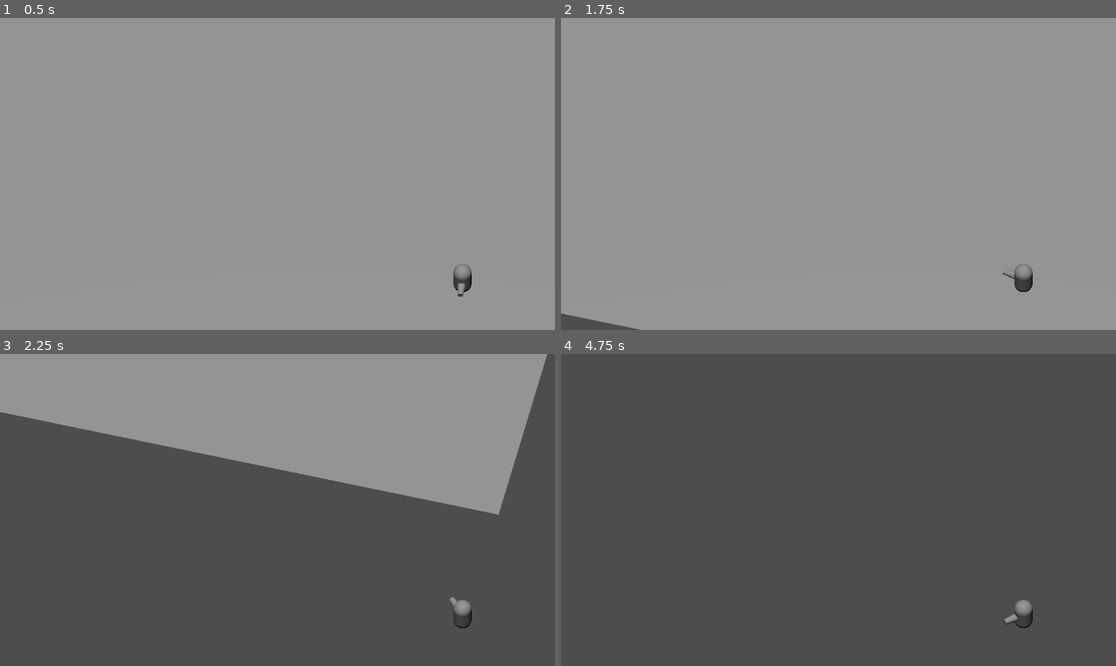
Above: before the commit, frames 1-4 (two rows, left to right).
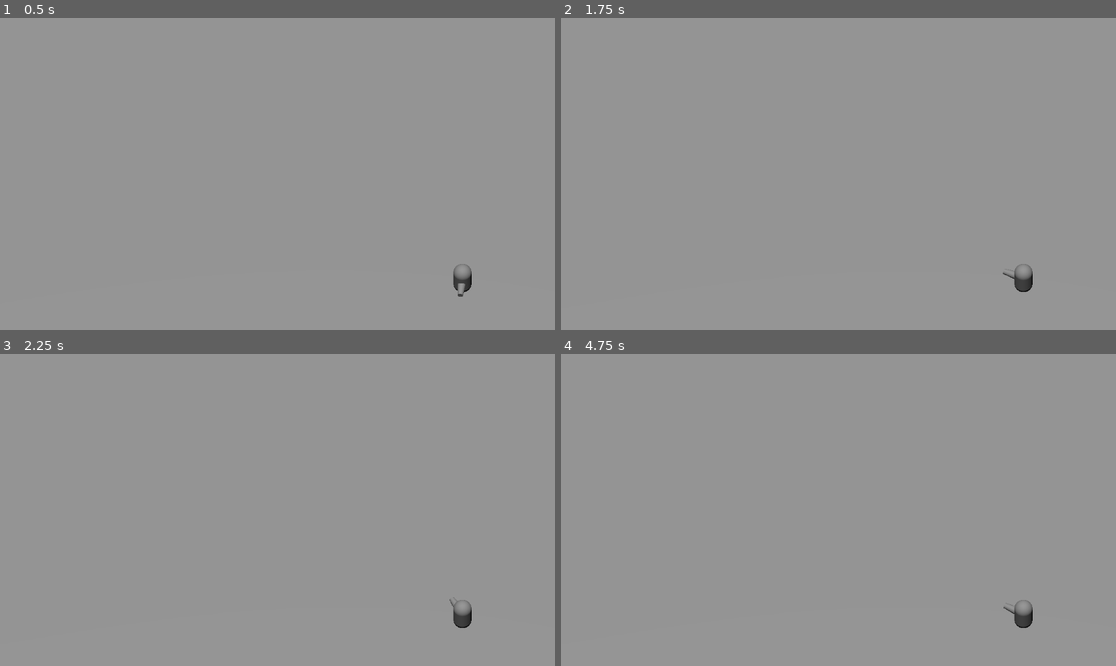
Above: after the commit, the same moments.

Repository: Iussaeus/JameGamePS2024.2
Game: Godot game, scene res://Scenes/TestWorld.tscn
Same seed, same stepped clock (60 frames per second), same inputs: the game is played once before the commit and once after it.
Inputs (mouse positions are in pixels of both pictures, inside the frame that each line leads up to):
- Up to frame 1 (0.5 s): no input
- Up to frame 2 (1.75 s): tap Enter at 0.5 s; move the mouse to (960, 158) at 0.52 s; hold D (right) 0.53-1.28 s; hold E (interact) 0.53-1.28 s; tap Space (space) at 0.8, 1.25, 1.35 s; move the mouse to (727, 189) at 1.27 s; hold S (backward) from 1.28 s (still down); tap E (interact) at 1.55 s
- Up to frame 3 (2.25 s): move the mouse to (333, 441) at 2.02 s; release S (backward) at 2.03 s; hold D (right) from 2.03 s (still down); hold E (interact) from 2.03 s (still down)
- Up to frame 4 (4.75 s): tap Space (space) at 2.3, 3.6 s; move the mouse to (810, 572) at 2.77 s; release D (right) at 2.78 s; release E (interact) at 2.78 s; hold W (forward) 2.78-3.53 s; click (810, 572) at 2.85 s; tap E (interact) at 3.05, 4.35 s; tap Enter at 3.5 s; move the mouse to (1005, 556) at 3.52 s; hold A (left) from 3.53 s (still down); move the mouse to (672, 463) at 4.27 s

Frame 1 is identical in both runs. In frame 2, 0.4% of the frame differs, in the area x 0-82%, y 81-100%; in frame 3, 66%; in frame 4, 100%, in the area x 0-100%, y 0-100%.

Commit message:
we're fully static boi

Diff:
--- a/Scenes/Box.tscn
+++ b/Scenes/Box.tscn
@@ -1,8 +1,7 @@
-[gd_scene load_steps=7 format=3 uid="uid://bwdwhvg2b2wn5"]
+[gd_scene load_steps=6 format=3 uid="uid://bwdwhvg2b2wn5"]
 
 [ext_resource type="PackedScene" uid="uid://bybc1w3bwha5j" path="res://Scenes/Interaction/Interactable.tscn" id="1_5p1gd"]
 [ext_resource type="Script" path="res://Scripts/Box.gd" id="1_tx7t2"]
-[ext_resource type="Script" path="res://Scripts/Interaction/Interactable.gd" id="3_1xyxf"]
 
 [sub_resource type="BoxShape3D" id="BoxShape3D_utikt"]
 size = Vector3(2, 2, 2)
@@ -24,7 +23,6 @@
 mesh = SubResource("BoxMesh_a7htf")
 
 [node name="Interactable" parent="." instance=ExtResource("1_5p1gd")]
-script = ExtResource("3_1xyxf")
 
 [node name="CollisionShape3D" parent="Interactable" index="0"]
 shape = SubResource("BoxShape3D_rekmj")
--- a/Scenes/PlayerBody.tscn
+++ b/Scenes/PlayerBody.tscn
@@ -1,11 +1,9 @@
-[gd_scene load_steps=9 format=3 uid="uid://fqvflhc3nymf"]
+[gd_scene load_steps=7 format=3 uid="uid://fqvflhc3nymf"]
 
 [ext_resource type="Script" path="res://Scripts/PlayerBody.gd" id="1_3u0e5"]
 [ext_resource type="PackedScene" uid="uid://cdjsdledcwpj3" path="res://Scenes/Gun.tscn" id="2_sd1pr"]
-[ext_resource type="Script" path="res://Scripts/Gun.gd" id="3_3bote"]
 [ext_resource type="PackedScene" uid="uid://ch52pwl7x4b0p" path="res://Scenes/Interaction/PlayerInteractor.tscn" id="3_dxpcy"]
 [ext_resource type="PackedScene" uid="uid://wtytkh7f6fgl" path="res://Scenes/Projectile.tscn" id="4_mktup"]
-[ext_resource type="Script" path="res://Scripts/Interaction/PlayerInteractor.gd" id="6_jiast"]
 
 [sub_resource type="CapsuleShape3D" id="CapsuleShape3D_xw70a"]
 
@@ -14,6 +12,8 @@
 [node name="PlayerBody" type="CharacterBody3D"]
 disable_mode = 2
 script = ExtResource("1_3u0e5")
+dash_cooldown = null
+dash_velocity = null
 speed = 50.0
 
 [node name="CollisionShape3D" type="CollisionShape3D" parent="."]
@@ -28,13 +28,11 @@
 [node name="Gun" parent="." instance=ExtResource("2_sd1pr")]
 transform = Transform3D(1, 0, 0, 0, -4.37114e-08, 1, 0, -1, -4.37114e-08, 0, 0, 1.38252)
 collision_layer = 2
-script = ExtResource("3_3bote")
 projectile = ExtResource("4_mktup")
 projectile_speed = 200.0
 shooting_interval = null
 
 [node name="PlayerInteractor" parent="." instance=ExtResource("3_dxpcy")]
 transform = Transform3D(2, 0, 0, 0, 2, 0, 0, 0, 2, 0, 0, 0)
-script = ExtResource("6_jiast")
 
 [connection signal="area_exited" from="PlayerInteractor" to="PlayerInteractor" method="_on_area_exited"]
--- a/Scenes/TestWorld.tscn
+++ b/Scenes/TestWorld.tscn
@@ -46,6 +46,8 @@
 unique_name_in_owner = true
 transform = Transform3D(-0.990234, 0, -0.139415, 0, 1, 0, 0.139415, 0, -0.990234, 2.27055, 5.85393, 19.7699)
 floor_stop_on_slope = false
+dash_cooldown = 0.25
+speed = 25.0
 
 [node name="DirectionalLight3D" type="DirectionalLight3D" parent="SubViewportContainer/SubViewport"]
 transform = Transform3D(1, 0, 0, 0, 0.160674, 0.987008, 0, -0.987008, 0.160674, 0, 66.5205, -3.52873)
--- a/Scripts/Assert.gd
+++ /dev/null
@@ -1,6 +0,0 @@
-extends Node
-func assert(truthy: bool, message: String) -> void:
-	if cond:
-		return
-	print_debug("Assertion Failed:", msg)
-	get_tree().paused = true
--- a/Scripts/Box.gd
+++ b/Scripts/Box.gd
@@ -2,7 +2,7 @@
 
 @onready var ineractable: Interactable = $Interactable
 
-var is_open = false
+var is_open: bool = false
 
 
 # Called when the node enters the scene tree for the first time.
@@ -13,7 +13,7 @@
 
 
 # Called every frame. 'delta' is the elapsed time since the previous frame.
-func _process(delta: float) -> void:
+func _process(_delta: float) -> void:
 	pass
 
 
--- a/Scripts/Interaction/Interactor.gd
+++ b/Scripts/Interaction/Interactor.gd
@@ -17,15 +17,14 @@
 
 
 func get_closest_interactalbe() -> Interactable:
-	var list = get_overlapping_areas()
-	assert(not list.is_empty(), "List is empty")
-	var closest_distance      = INF
+	var list := get_overlapping_areas()
+	var closest_distance := INF
 	var closest: Interactable = null
 
 	for area in list:
 		if area is Interactable:
-			var interactable = area as Interactable
-			var distance     = interactable.global_position.distance_to(global_position)
+			var interactable := area as Interactable
+			var distance := interactable.global_position.distance_to(global_position)
 
 			if distance < closest_distance:
 				closest = interactable
--- a/Scripts/Interaction/PlayerInteractor.gd
+++ b/Scripts/Interaction/PlayerInteractor.gd
@@ -6,7 +6,7 @@
 
 
 func _process(_delta: float) -> void:
-	var new_closest = get_closest_interactable()
+	var new_closest := get_closest_interactable()
 
 	if new_closest != cached_closest:
 		if is_instance_valid(cached_closest):
@@ -43,14 +43,14 @@
 
 
 func get_closest_interactable() -> Interactable:
-	var list                  = get_overlapping_areas()
-	var closest_distance      = INF
+	var list := get_overlapping_areas()
+	var closest_distance := INF
 	var closest: Interactable = null
 
 	for area in list:
 		if area is Interactable:
-			var interactable = area as Interactable
-			var distance     = interactable.global_position.distance_to(global_position)
+			var interactable := area as Interactable
+			var distance := interactable.global_position.distance_to(global_position)
 
 			if distance < closest_distance:
 				closest = interactable
--- a/Scripts/PlayerBody.gd
+++ b/Scripts/PlayerBody.gd
@@ -10,7 +10,7 @@
 
 var dash_timer: Timer
 var ray_len: float = 1000
-var can_dash: bool = false
+var can_dash: bool = true
 var gravity: float = ProjectSettings.get_setting("physics/3d/default_gravity")
 
 
@@ -27,13 +27,13 @@
 func _process(_delta: float) -> void:
 	gun.global_position = marker.global_position
 
-	var mouse_pos          = get_viewport().get_mouse_position()
-	var from               = camera.project_ray_origin(mouse_pos)
-	var to                 = from + camera.project_ray_normal(mouse_pos) * ray_len
-	var query              = PhysicsRayQueryParameters3D.create(from, to)
-	var direct_space_state = get_world_3d().direct_space_state
+	var mouse_pos := get_viewport().get_mouse_position()
+	var from := camera.project_ray_origin(mouse_pos)
+	var to := from + camera.project_ray_normal(mouse_pos) * ray_len
+	var query := PhysicsRayQueryParameters3D.create(from, to)
+	var direct_space_state := get_world_3d().direct_space_state
 
-	var intersection = direct_space_state.intersect_ray(query)
+	var intersection := direct_space_state.intersect_ray(query)
 
 	if Input.get_last_mouse_velocity() != Vector2.ZERO and not intersection.is_empty():
 		look_at(intersection.position)
@@ -42,13 +42,13 @@
 
 
 func _physics_process(delta: float) -> void:
-	var vel = velocity
+	var vel := velocity
 
 	if not is_on_floor():
 		vel.y -= gravity * delta
 
-	var input_dir = Input.get_vector("left", "right", "forward", "backward")
-	var direction = Vector3(input_dir.x, 0, input_dir.y).normalized()
+	var input_dir := Input.get_vector("left", "right", "forward", "backward")
+	var direction := Vector3(input_dir.x, 0, input_dir.y).normalized()
 
 
 	if direction != Vector3.ZERO:
@@ -68,5 +68,4 @@
 	move_and_slide()
 
 
-func _on_timer_timeout() -> void:
-	can_dash = true
+func _on_timer_timeout() -> void: can_dash = true
--- a/Scripts/TestCamera.gd
+++ b/Scripts/TestCamera.gd
@@ -1,6 +1,6 @@
 extends Camera3D
 
-@onready var character: CharacterBody3D = $"%PlayerBody"
+@onready var character: CharacterBody3D = %PlayerBody
 
 @export var camera_offset: Vector3 = Vector3(5, -20, 5)
 
--- a/project.godot
+++ b/project.godot
@@ -14,6 +14,14 @@
 run/main_scene="res://Scenes/TestWorld.tscn"
 config/features=PackedStringArray("4.2", "Forward Plus")
 config/icon="res://icon.svg"
+
+[debug]
+
+gdscript/warnings/untyped_declaration=2
+gdscript/warnings/unsafe_property_access=1
+gdscript/warnings/unsafe_method_access=1
+gdscript/warnings/unsafe_cast=1
+gdscript/warnings/unsafe_call_argument=1
 
 [display]
 
